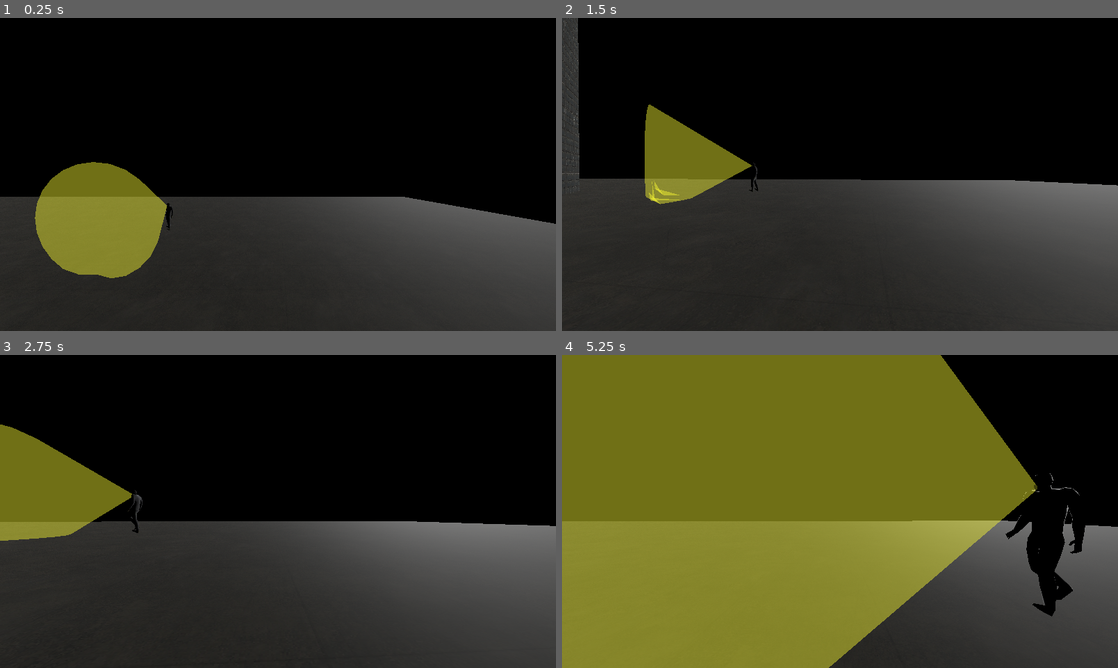
Above: before the commit, frames 1-4 (two rows, left to right).
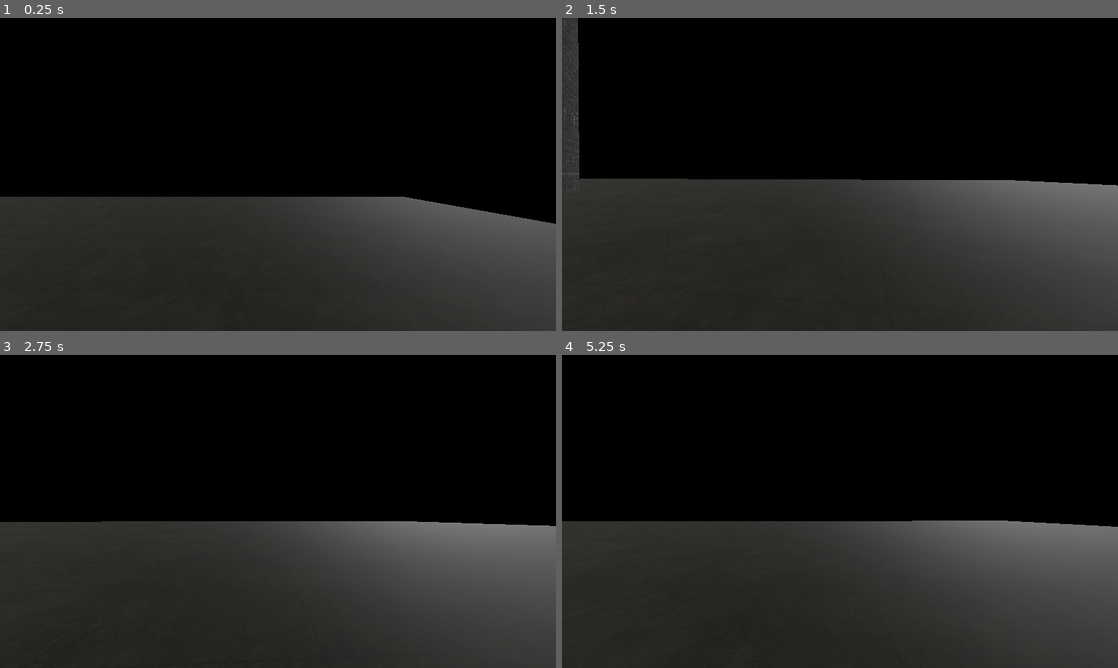
Above: after the commit, the same moments.

Repository: ludoviKZ/lazy-eye
Game: Godot game, scene res://scenes/maps/map_1.tscn
Same seed, same stepped clock (60 frames per second), same inputs: the game is played once before the commit and once after it. This scene is started directly instead of the project's main scene.
Inputs (mouse positions are in pixels of both pictures, inside the frame that each line leads up to):
- Up to frame 1 (0.25 s): no input
- Up to frame 2 (1.5 s): tap Enter (ui_accept) at 0.5 s; move the mouse to (867, 174) at 0.52 s; hold Ctrl (crouch) 0.53-1.28 s; hold W (move_up) from 0.53 s (still down); click (867, 174) at 0.67 s; tap Space (jump) at 0.77 s; move the mouse to (812, 174) at 1.27 s; tap E (interact) at 1.35 s
- Up to frame 3 (2.75 s): keep holding W (move_up); tap Space (jump) at 1.52 s; move the mouse to (289, 505) at 2.02 s; hold Ctrl (crouch) from 2.03 s (still down)
- Up to frame 4 (5.25 s): keep holding W (move_up); move the mouse to (834, 517) at 2.77 s; release Ctrl (crouch) at 2.78 s; tap E (interact) at 2.85, 4.35 s; click (834, 517) at 2.92 s; tap Space (jump) at 3.02, 3.77, 4.52 s; move the mouse to (878, 514) at 3.52 s; hold Ctrl (crouch) 3.53-4.28 s; move the mouse to (795, 508) at 4.27 s; move the mouse to (845, 511) at 5.02 s; hold Ctrl (crouch) from 5.03 s (still down); click (845, 511) at 5.17 s

The runs differ from the first frame. In frame 1, 6.7% of the frame differs, in the area x 6-32%, y 46-84%; in frame 2, 3.5%; in frame 3, 5.5%; in frame 4, 73%, in the area x 0-95%, y 0-100%.

Commit message:
fixed enemy rotation issue

Diff:
--- a/maaack's-minimal-game-template/scenes/Enemies_Stuff/enemy.gd
+++ b/maaack's-minimal-game-template/scenes/Enemies_Stuff/enemy.gd
@@ -42,6 +42,16 @@
 
 @export_group("Movement")
 @export var turn_speed: float = 8.0
+
+@export_group("Model")
+## The visible character node (e.g. ModernRebelSoldier). Optional.
+@export var model: Node3D
+## Extra turn applied to the model only, in degrees. Set to 180 if the model
+## walks backwards. Applied every frame, so scripts or animations on the model
+## can't undo it.
+@export_range(-180.0, 180.0, 1.0) var model_yaw_offset: float = 0.0
+## Prints whether the body faces its movement direction (twice a second).
+@export var debug_facing: bool = true
 
 @export_group("Animation")
 @export var animation_player: AnimationPlayer
@@ -107,8 +117,13 @@
 			State.CHASE: _process_chase(delta)
 			State.SEARCH: _process_search(delta)
 
+	if model:
+		model.rotation.y = deg_to_rad(model_yaw_offset)
+
 	move_and_slide()
 	_update_animation()
+	if debug_facing:
+		_debug_facing()
 
 
 # --- States ------------------------------------------------------------------
@@ -257,7 +272,7 @@
 func _face_direction(direction: Vector3, delta: float) -> void:
 	# The body's forward is -Z, which is also where the EnemyFOV points.
 	# Uses world rotation so a rotated parent node can't flip the enemy.
-	var target_yaw := atan2(-direction.x, -direction.z)
+	var target_yaw := atan2(direction.x, direction.z)
 	global_rotation.y = lerp_angle(global_rotation.y, target_yaw, clampf(turn_speed * delta, 0.0, 1.0))
 
 
@@ -266,6 +281,16 @@
 	direction.y = 0.0
 	if direction.length() > 0.01:
 		_face_direction(direction.normalized(), delta)
+
+
+func _debug_facing() -> void:
+	if Engine.get_physics_frames() % 30 != 0:
+		return
+	var flat := Vector3(velocity.x, 0.0, velocity.z)
+	if flat.length() < 0.5:
+		return
+	var dot := (-global_transform.basis.z).dot(flat.normalized())
+	print("body forward vs movement: ", snappedf(dot, 0.01), "  (1 = same direction, -1 = opposite)")
 
 
 func _update_animation() -> void:
--- a/maaack's-minimal-game-template/scenes/Enemies_Stuff/patrol_enemy.tscn
+++ b/maaack's-minimal-game-template/scenes/Enemies_Stuff/patrol_enemy.tscn
@@ -9,11 +9,11 @@
 height = 2.8533936
 
 [node name="PatrolEnemy" type="CharacterBody3D" unique_id=728089667]
-transform = Transform3D(-1, 0, -8.742278e-08, 0, 1, 0, 8.742278e-08, 0, -1, 0, 0, 0)
+transform = Transform3D(-0.9998477, 0, -0.017452395, 0, 1, 0, 0.017452395, 0, -0.9998477, 0, 0, 0)
 script = ExtResource("1_lkts1")
 
 [node name="CollisionShape3D" type="CollisionShape3D" parent="." unique_id=420811080]
-transform = Transform3D(1, 0, 0, 0, 1, 0, 0, 0, 1, 0, 1.2068481, 0)
+transform = Transform3D(1, 0, 0, 0, 1, 0, 0, 0, 1, 0, 1.4550505, 0)
 shape = SubResource("CapsuleShape3D_gfc57")
 
 [node name="NavigationAgent3D" type="NavigationAgent3D" parent="." unique_id=620779836]
@@ -22,10 +22,12 @@
 transform = Transform3D(0.6, 0, 0, 0, 0.6, 0, 0, 0, 0.6, 0, 0, 0)
 
 [node name="EnemyFOV" type="Area3D" parent="." unique_id=388635153]
-transform = Transform3D(-0.999983, 0, -0.0058268295, 0, 1, 0, 0.0058268295, 0, -0.999983, -0.023537993, 2.4041984, 0.013724029)
+transform = Transform3D(-0.999978, -0.0028005636, -0.006052943, -0.0037353993, 0.98704106, 0.16042522, 0.005525211, 0.16044445, -0.9870298, -0.023537993, 2.4041984, 0.013724029)
 script = ExtResource("3_ypcfe")
-horizontal_fov = 74.0
-view_distance = 7.0
+horizontal_fov = 41.5
+vertical_fov = 19.5
+view_distance = 10.9
+segments = 64
 metadata/_custom_type_script = "uid://b4wykaar5pl0n"
 
 [node name="DetectionMeter" type="Node3D" parent="." unique_id=1033843463]
--- a/maaack's-minimal-game-template/scenes/maps/map_1.tscn
+++ b/maaack's-minimal-game-template/scenes/maps/map_1.tscn
@@ -73,12 +73,13 @@
 metadata/_custom_type_script = "uid://b4wykaar5pl0n"
 
 [node name="PatrolEnemy" parent="." unique_id=728089667 node_paths=PackedStringArray("route") instance=ExtResource("7_l2lx5")]
-transform = Transform3D(1, 0, 0, 0, 0.99999994, 0, 0, 0, 0.99999994, 33.630665, 2.2714415, -24.813442)
+transform = Transform3D(1, 0, 0, 0, 0.99999994, 0, 0, 0, 0.99999994, 33.630665, 2.2714415, 33.628666)
 route = NodePath("../PatrolRoute")
 patrol_speed = 5.0
 default_wait_time = 1.0
 
 [node name="PatrolRoute" type="Node3D" parent="." unique_id=170191517]
+transform = Transform3D(1, 0, 0, 0, 1, 0, 0, 0, 1, 0, 0, 44.83223)
 
 [node name="PatrolPoint" type="Marker3D" parent="PatrolRoute" unique_id=935682395]
 transform = Transform3D(1, 0, 0, 0, 1, 0, 0, 0, 1, 34.319942, 0.7068424, -24.880653)
